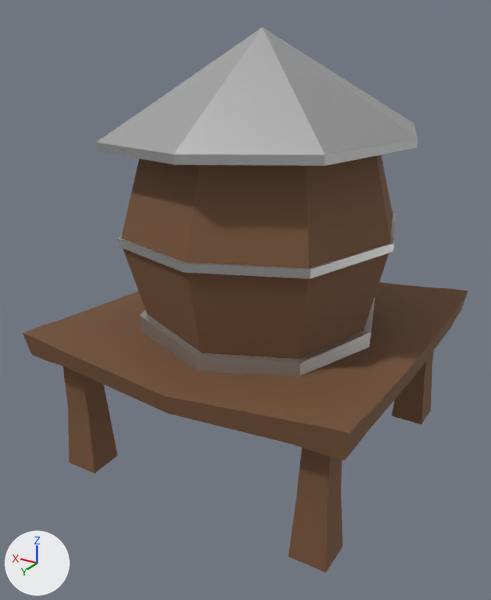
Before and after pictures for a commit that changed the glTF model Assets/Temp Imports/bld-watertower.glb.
Camera for both pictures: a 50 mm camera at (-8.04, 14.26, 11.2) aimed at (0.15, 0.6, 4.37). Arrows for +X, +Y and +Z are at lower left; the lights stay in place. Vertices at the same position are counted once.

The first picture shows 'Cube-col'.
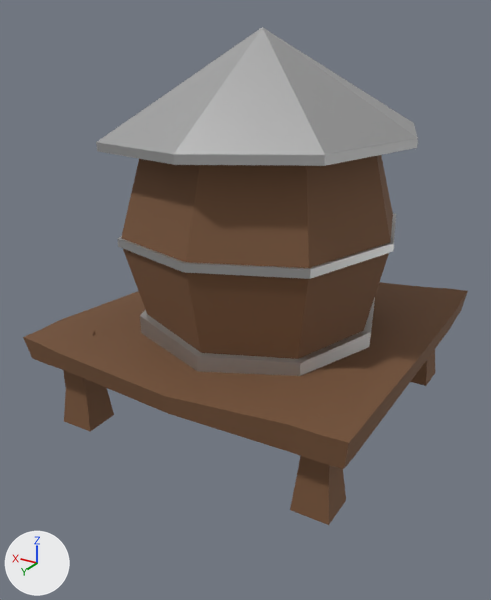
The newer file is also turned or shifted as a whole; pictures and numbers use the older file's frame.

What differs and where, as boxes [x1, y1, x2, y2] in the pictures (491 x 600 px; the box of a moved part takes in the faces that stretch with it):
'Cube-col', reshaped (9% shorter): before [23, 27, 468, 573]; after [23, 27, 468, 525]
part 1 of me_cube, moved or reshaped: before [164, 348, 420, 573]; after [164, 348, 420, 525]
part 2 of me_cube, moved or reshaped: before [23, 299, 197, 473]; after [23, 299, 197, 431]
part 3 of me_cube, moved or reshaped: before [392, 365, 432, 425]; after [411, 350, 436, 386]

The change, as a diff of the scene's bpy script:
```diff
--- a/Assets/Temp Imports/bld-watertower.glb.py
+++ b/Assets/Temp Imports/bld-watertower.glb.py
@@ me_cube @@
 me_cube.from_pydata(...)  # 209 vertices, 400 faces; spans x -4.27..4.27, y -4.27..4.27, z -2.0..8.8
 # used by ob_cube_col; location = (0.0, 0.0, 2.0)
 # before: 25 (-3.77, 3.77, 2.0) at pixel (335, 414), 29 (-3.67, 3.67, 1.3), 34 (-3.77, 3.06, 1.9) at pixel (349, 402), 38 (-3.67, 3.06, 1.3), 41 (-3.06, 3.67, 1.3)
 # before: 47 (-3.06, 3.77, 1.9) at pixel (302, 408), 56 (-2.86, 3.77, -2.0) at pixel (288, 556), 57 (-3.77, 3.77, -2.0) at pixel (325, 572), 65 (-3.77, 2.86, -2.0) at pixel (342, 546), 70 (-2.86, 2.86, -2.0)
 # before: 100 (-2.96, 3.67, -0.35) at pixel (296, 495), 101 (-3.67, 3.67, -0.35) at pixel (327, 507), 102 (-3.67, 2.96, -0.35) at pixel (340, 488), 103 (-2.96, 2.96, -0.35), 126 (-3.06, 4.17, 1.3) at pixel (292, 444)
 # before: 127 (-3.67, 4.17, 1.3) at pixel (320, 453), 128 (-3.06, 4.27, 1.9) at pixel (290, 420), 129 (-3.77, 4.27, 2.0) at pixel (324, 427), 142 (-4.17, 3.67, 1.3) at pixel (354, 448), 143 (-4.27, 3.77, 2.0) at pixel (359, 421)
 # before: 144 (-4.27, 3.06, 1.9) at pixel (373, 409), 146 (-4.17, 3.06, 1.3) at pixel (366, 433), 150 (-4.17, 4.17, 1.34) at pixel (344, 460), 151 (-4.27, 4.27, 2.04) at pixel (349, 433)
 # before: 27 (3.77, 3.77, 1.9) at pixel (52, 331), 31 (3.67, 3.67, 1.3), 40 (3.06, 3.67, 1.3), 46 (3.06, 3.77, 1.8) at pixel (74, 341), 49 (3.06, 3.06, 1.8) at pixel (94, 330)
 # before: 58 (3.77, 2.86, -2.0), 59 (3.77, 3.77, -2.0) at pixel (68, 462), 66 (2.86, 3.77, -2.0) at pixel (94, 473), 69 (2.86, 2.86, -2.0) at pixel (117, 455), 96 (2.96, 3.67, -0.35) at pixel (88, 416)
 # before: 97 (2.96, 2.96, -0.35) at pixel (107, 404), 98 (3.67, 2.96, -0.35), 99 (3.67, 3.67, -0.35) at pixel (68, 409), 115 (4.17, 3.67, 1.3), 117 (4.27, 3.77, 1.9) at pixel (38, 326)
 # before: 130 (3.77, 4.27, 1.9) at pixel (37, 339), 131 (3.67, 4.17, 1.3) at pixel (46, 360), 132 (3.06, 4.17, 1.3) at pixel (64, 366), 134 (3.06, 4.27, 1.8) at pixel (59, 349), 136 (4.27, 4.27, 1.93) at pixel (22, 333)
 # before: 137 (4.17, 4.17, 1.33) at pixel (31, 354)
-me_cube.vertices[52].co = (-3.06, 3.06, 1.3)
-me_cube.vertices[53].co = (3.06, 3.06, 1.3)
+# me_cube part 1
+for i in [25, 29, 41, 126, 127, 129, 142, 143, 146, 150, 151]: me_cube.vertices[i].co += Vector((0.0, 0.0, -0.2))
+for i in [34, 38, 47, 128, 144]: me_cube.vertices[i].co += Vector((0.0, 0.0, -0.1))
+for i in [*range(100, 104)]: me_cube.vertices[i].co += Vector((0.0, 0.0, 0.6))
+for i in [56, 57, 65, 70]: me_cube.vertices[i].co += Vector((0.0, 0.0, 1.3))
+me_cube.vertices[52].co = (-3.06, 3.06, 1.6)
+# me_cube part 2
+for i in [27, 31, 40, 46, 49, 115, 117, 130, 131, 132, 134, 136, 137]: me_cube.vertices[i].co += Vector((0.0, 0.0, -0.1))
+for i in [*range(96, 100)]: me_cube.vertices[i].co += Vector((0.0, 0.0, 0.6))
+for i in [58, 59, 66, 69]: me_cube.vertices[i].co += Vector((0.0, 0.0, 1.3))
+me_cube.vertices[53].co = (3.06, 3.06, 1.8)  # pixel (94, 330)
+# me_cube part 3: all 4 vertices in x -3.77..-2.86, y -3.77..-2.86, z -2.0 are moved by (0.0, 0.0, 1.3)
 me_cube.materials.append(mat_wood)
```
